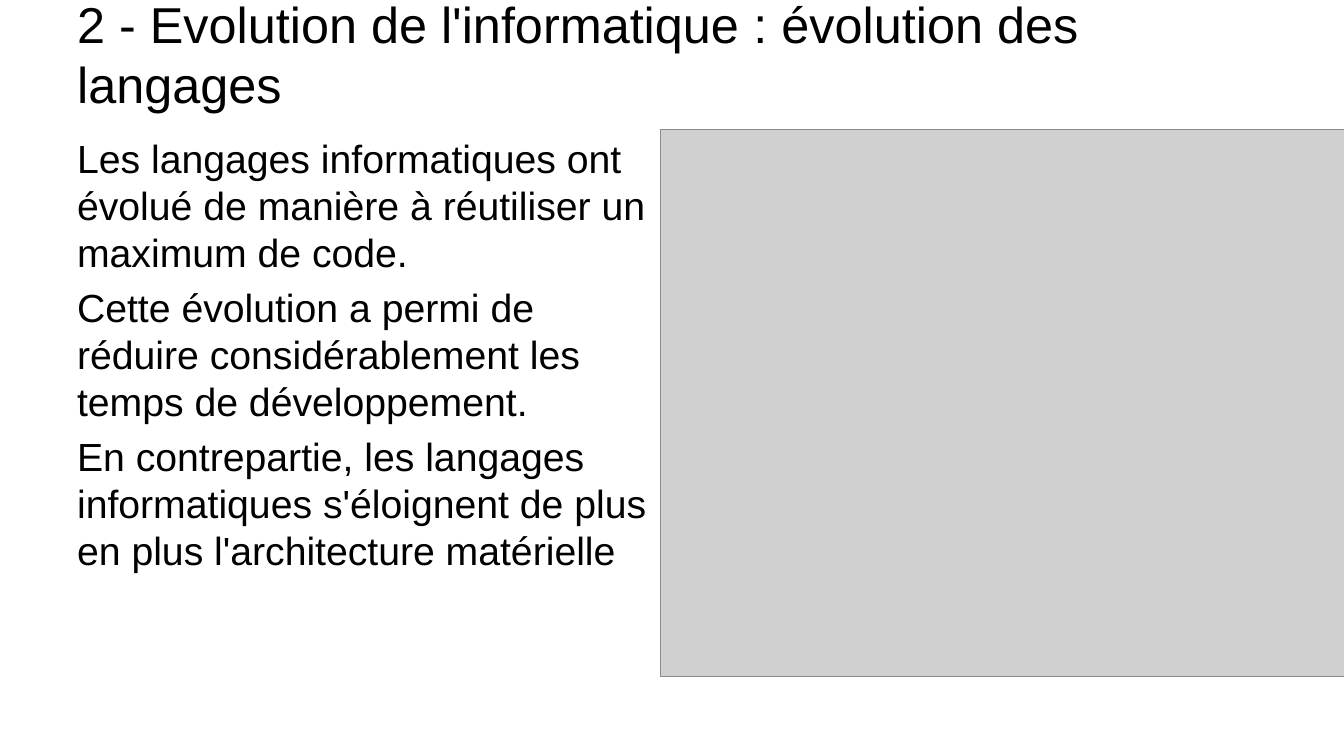
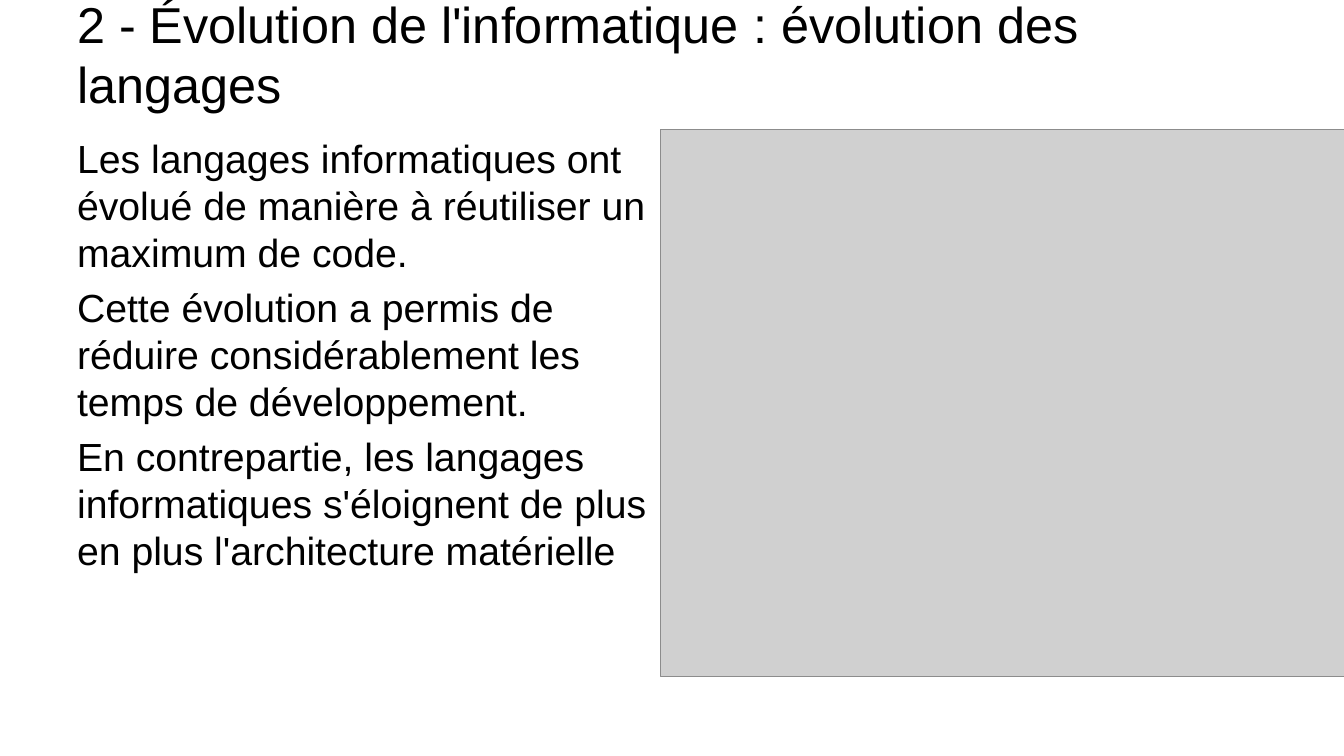
Before and after one commit to t-tortosa/cppCourses, a slide deck: slide 6 of POO.pptx. Drawn at 1344x756 pixels with LibreOffice and Linux fonts; fonts in the diff are those of the drawing; grey boxes stand for pictures; background and template pictures are left out. Boxes give left, top, right and bottom in pixels: in the first picture for what was removed or moved away, otherwise in the second. Text is boxed around its words. In the diff, an @@ line names an element or a change of style, - is before the commit and + after.

Commit message:
fin rappel sur le langage c

```diff
--- a/POO.pptx
+++ b/POO.pptx
@@ title at [77, 2, 1078, 113]: text changed @@
-2 - Evolution de l'informatique : évolution des langages
+2 - Évolution de l'informatique : évolution des langages
@@ text at [77, 293, 580, 424]: text changed @@
-Cette évolution a permi de réduire considérablement les temps de développement.
+Cette évolution a permis de réduire considérablement les temps de développement.
```
Also in this commit, not shown: 11 other slides changed, 7 slides added, 1 slide removed, 9 other files.
